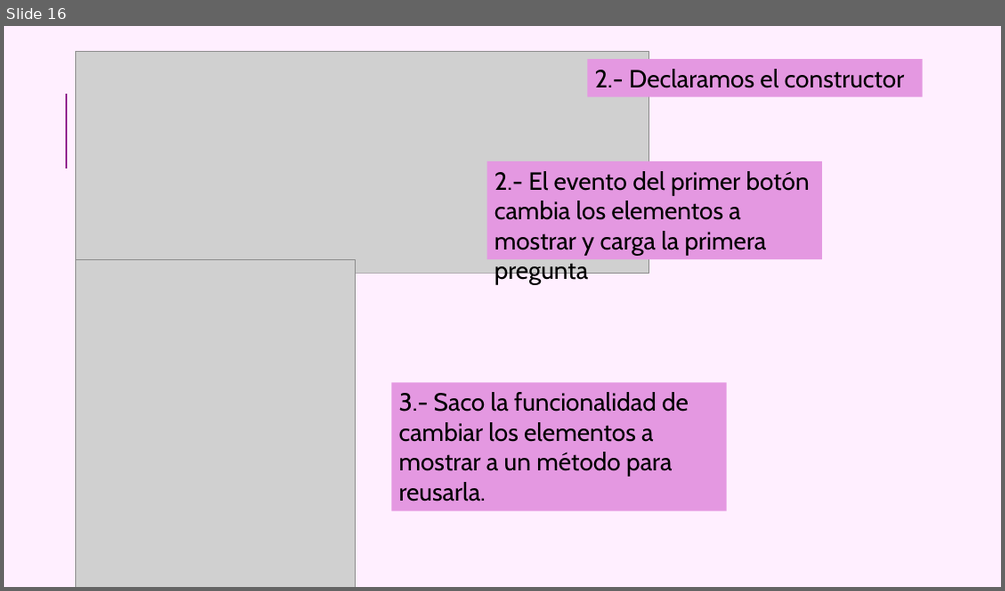
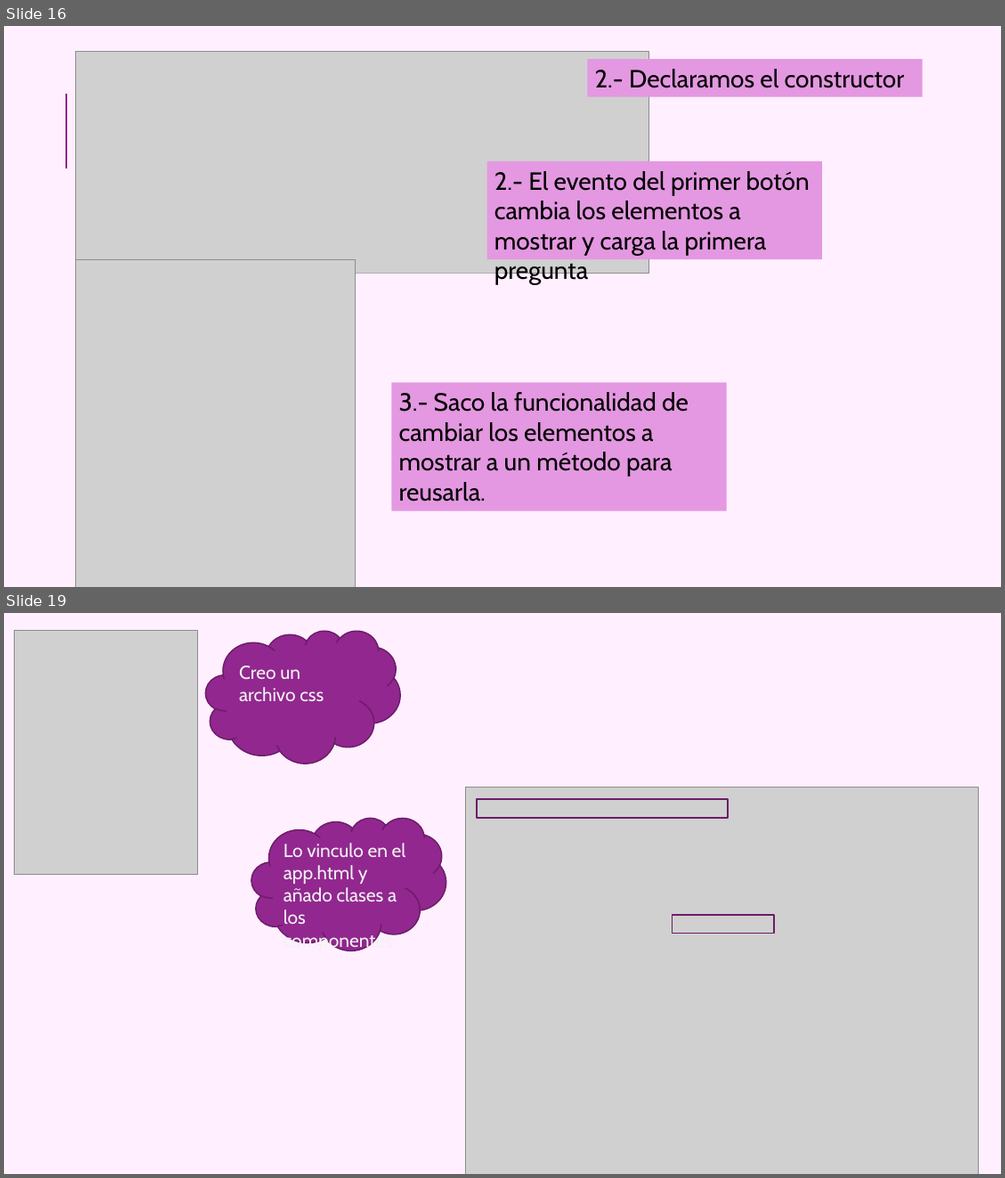
Before and after one commit to azaharafernandezguizan/STEMTrivial, a slide deck: Documents/Trivial_Aurelia.pptx. Shown one above the other, each under a label of ours: slide 16 before the commit, slides 16 and 19 after it; the slides between them are not shown. The pictures are 1005x591 and 1005x1178 pixels, drawn with LibreOffice and Linux fonts; fonts in the diff are those of the drawing; grey boxes stand for pictures. Boxes give left, top, right and bottom in pixels: in the first picture for what was removed or moved away, otherwise in the second. Text is boxed around its words. In the diff, an @@ line names an element or a change of style, - is before the commit and + after.

```diff
--- a/Documents/Trivial_Aurelia.pptx
+++ b/Documents/Trivial_Aurelia.pptx
@@ slide 19 added at [4, 613, 1001, 1174], background #FFEFFF @@
@@ picture added at [14, 630, 198, 874] @@
@@ cloud added at [206, 630, 400, 763], fill #92278F, outline #6C1D6A 1.25 pt @@
@@ text added at [239, 666, 324, 701], 18 pt, text #F2F2F2 @@
+Creo un archivo css
@@ picture added at [465, 787, 979, 1174] @@
@@ rectangle added at [477, 799, 728, 818], outline #6C1D6A 1.25 pt @@
@@ cloud added at [251, 818, 446, 950], fill #92278F, outline #6C1D6A 1.25 pt @@
@@ text added at [283, 843, 406, 924], 18 pt, text #F2F2F2 @@
+Lo vinculo en el app.html y añado clases a los componentes
@@ rectangle added at [672, 915, 774, 933], outline #6C1D6A 1.25 pt @@
```
Also in this commit, not shown: 2 slides changed, 5 other slides added, 10 other files.
